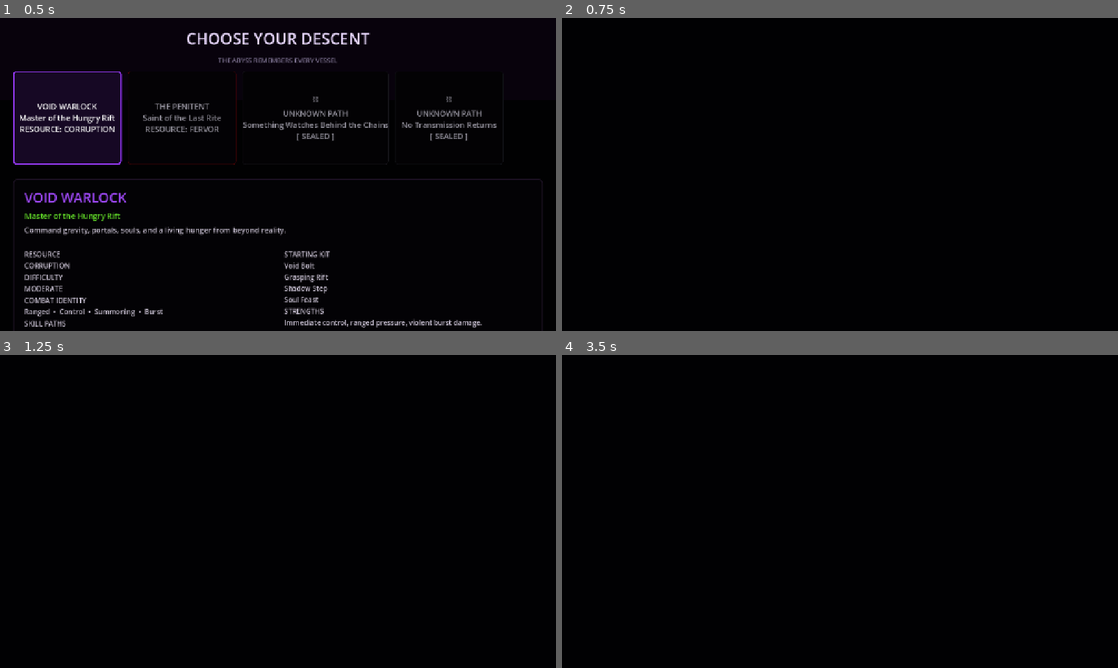
Above: before the commit, frames 1-4 (two rows, left to right).
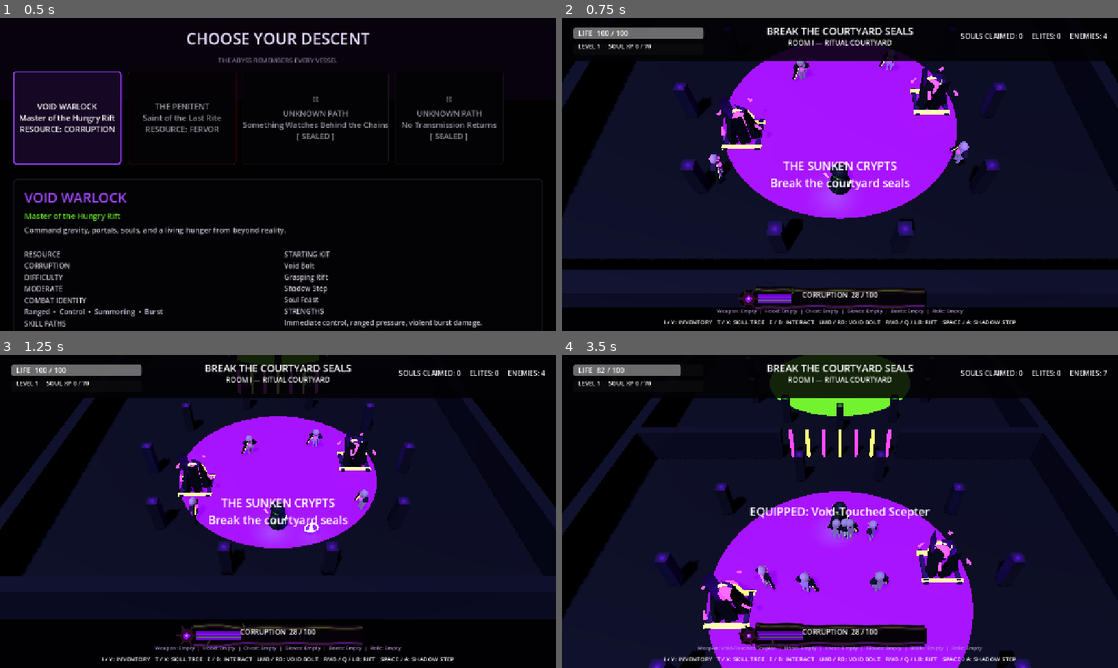
Above: after the commit, the same moments.

Repository: D3MISEarch/ABYSSFALL
Game: Godot game, scene res://main.tscn
The game is run twice, just before and just after one commit, with the same random seed, the same clock (stepped at 60 frames per second) and the same inputs.
Inputs (mouse positions are in pixels of both pictures, inside the frame that each line leads up to):
- Up to frame 1 (0.5 s): no input
- Up to frame 2 (0.75 s): click "VOID WARLOCK Master of the Hu…" at 0.5 s
- Up to frame 3 (1.25 s): no input
- Up to frame 4 (3.5 s): tap Enter (ui_accept) at 1.25, 1.52, 2.27 s; move the mouse to (812, 574) at 1.27 s; press the mouse at (812, 574) at 1.28 s; hold W (move_forward, bound only after the commit) 1.28-2.78 s; move the mouse to (1006, 558) at 2.02 s; release the mouse at (1006, 558) at 2.03 s; tap 1 (choose_1, bound only after the commit) at 2.1 s; move the mouse to (673, 464) at 2.77 s; hold Left (ui_left) from 2.78 s (still down); tap 2 (choose_2, bound only after the commit) at 2.85 s

Frame 1 is identical in both runs. In frame 2, 71% of the frame differs, in the area x 0-100%, y 2-99%; in frame 3, 61%; in frame 4, 74%, in the area x 0-100%, y 0-100%.
Error before the commit: Parse Error: Cannot infer the type of "canvas" variable because the value doesn't have a set type. (res://scripts/multiclass_main.gd:222)

Commit message:
Fix strict parent type inference in Penitent HUD install

Diff:
--- a/scripts/multiclass_main.gd
+++ b/scripts/multiclass_main.gd
@@ -219,7 +219,7 @@
 func _install_penitent_resource_hud() -> void:
 	if penitent_hud_installed or not is_instance_valid(corruption_meter):
 		return
-	var canvas := corruption_meter.get_parent()
+	var canvas: Node = corruption_meter.get_parent()
 	if canvas == null:
 		return
 
